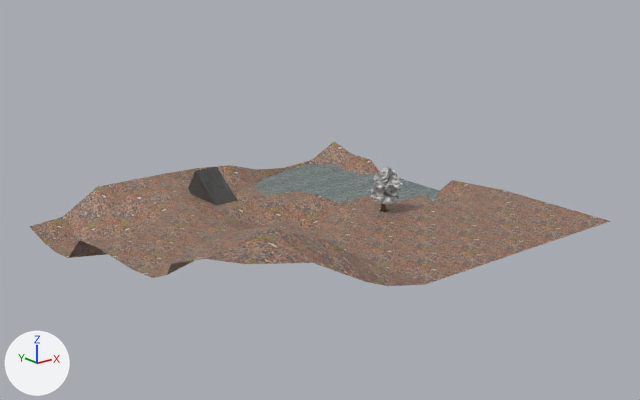
The glTF model assets/base.gltf, before and after one commit.
Before and after are seen from a camera (50 mm lens) standing at (-79.6, -102.6, 42.2) and looking at (0.2, -2.8, 2.3). Lighting does not change. The marker at lower left points along +X, +Y and +Z. Where no turn or scale is listed for an object, it has been applied to the vertices.

The first picture shows 'Cube', 'Plane', 'tree-stylized-03-autumn-yellow_tree-bark-03_0.002', 'water'.
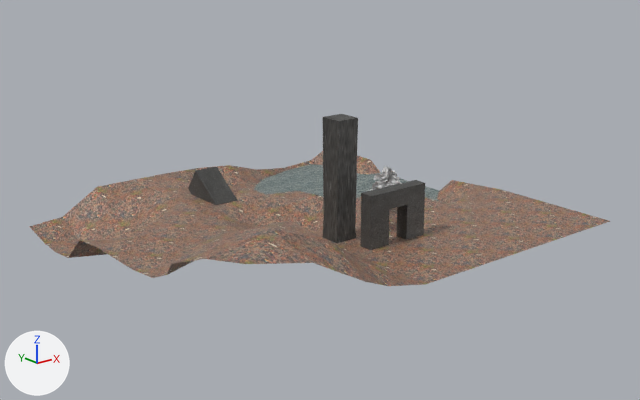
Pixel boxes [x1, y1, x2, y2] of what changed, in the pictures (640 x 400 px):
'Cube.002', added (black): after [323, 114, 358, 243]
'Cube.001', added (black): after [360, 180, 425, 250]

The change in detail:
Mesh me_cube_003 is new.
It has 12 vertices, 20 faces and spans x -1.7..1.7, y -1.7..1.7, z -8.8..8.8.
It uses material mat_material_007 (picture img_path).
Mesh me_cube_001 is new.
It has 36 vertices, 68 faces and spans x -5.05..5.05, y -1.0..1.0, z -4.7..2.92.
It uses material mat_material_007 (picture img_path).
Object 'Cube.002' (ob_cube_002) is new; it shows me_cube_003.
Its location is (-4.1, -12.6, 8.4).
Object 'Cube.001' (ob_cube_001) is new; it shows me_cube_001.
Its location is (0.9, -18.1, 4.7).
